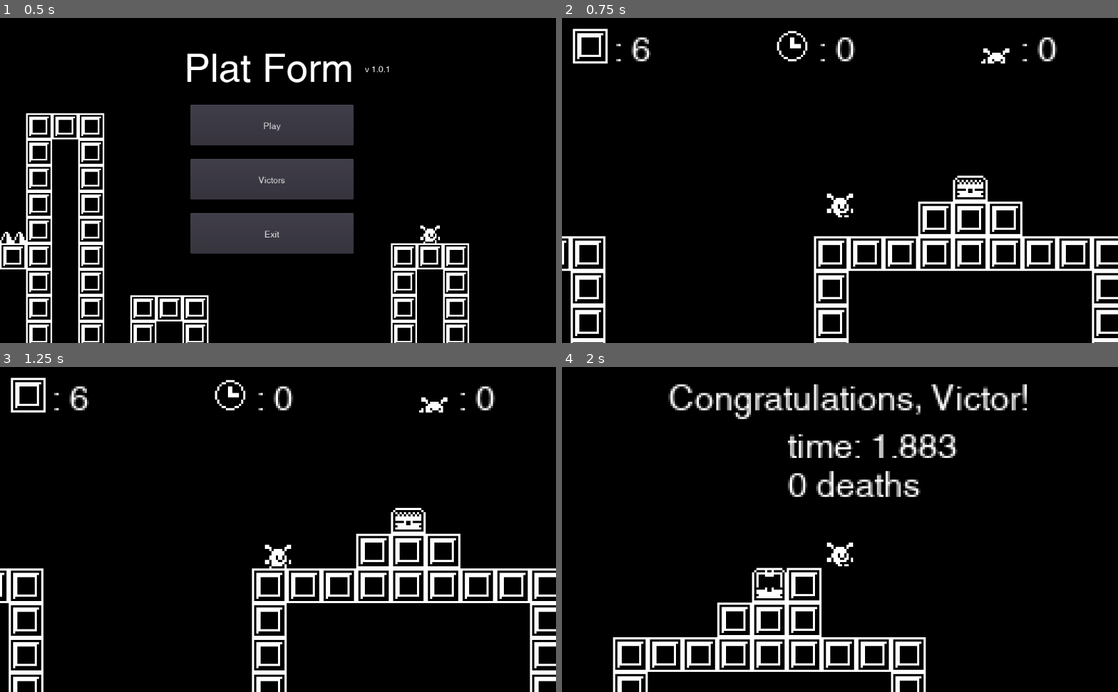
Above: before the commit, frames 1-4 (two rows, left to right).
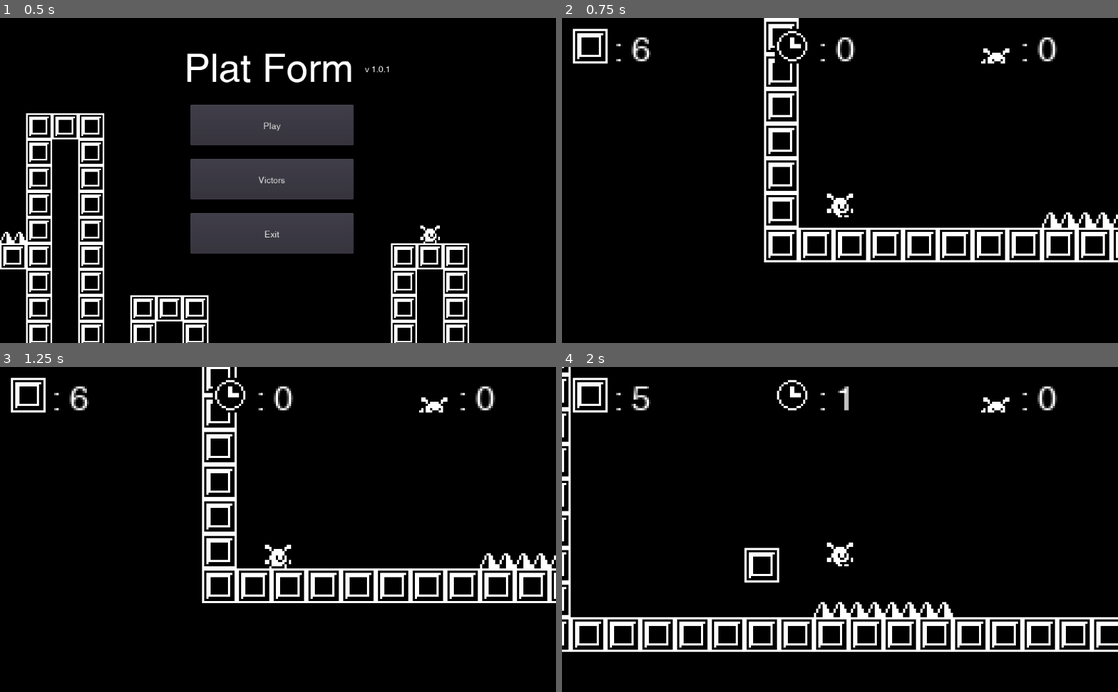
Above: after the commit, the same moments.

Repository: thomasapope/plat-form
Game: Godot game, scene res://scenes/Main.tscn
The game is run twice, just before and just after one commit, with the same random seed, the same clock (stepped at 60 frames per second) and the same inputs.
Inputs (mouse positions are in pixels of both pictures, inside the frame that each line leads up to):
- Up to frame 1 (0.5 s): no input
- Up to frame 2 (0.75 s): click "Play" at 0.5 s
- Up to frame 3 (1.25 s): no input
- Up to frame 4 (2 s): tap Enter at 1.25 s; move the mouse to (962, 513) at 1.27 s; hold D (right) from 1.28 s (still down); click (962, 513) at 1.42 s; tap W (jump) at 1.52 s

Frame 1 is identical in both runs. In frame 2, 11% of the frame differs, in the area x 0-100%, y 0-100%; in frame 3, 9.7%; in frame 4, 16%.

Commit message:
Reposition player

Diff:
--- a/scenes/World.tscn
+++ b/scenes/World.tscn
@@ -20,7 +20,7 @@
 [node name="TileMap" parent="." instance=ExtResource( 1 )]
 
 [node name="Character" parent="." instance=ExtResource( 2 )]
-position = Vector2( 5180, -395 )
+position = Vector2( -301, -39 )
 
 [node name="Hazard" parent="." instance=ExtResource( 3 )]
 
